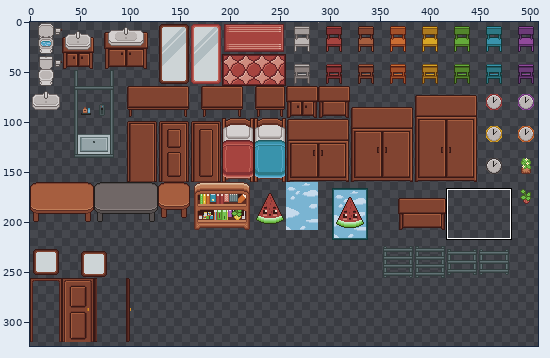
File history of a sprite sheet, game/house/assets/objects.png. Above, an overview of the earlier version with the close-up marked.
Close-up. Old version:
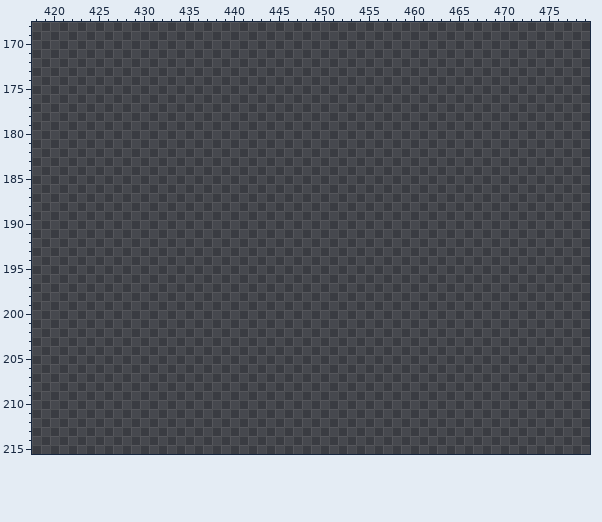
The file is 512x512 pixels. Colours within 5 levels of each other are drawn and written as one. Shown: x 418..479, y 168..215. The wide view leaves out empty margins. The commit also changed other parts of the picture, which this record leaves out.
The same view after the edit:
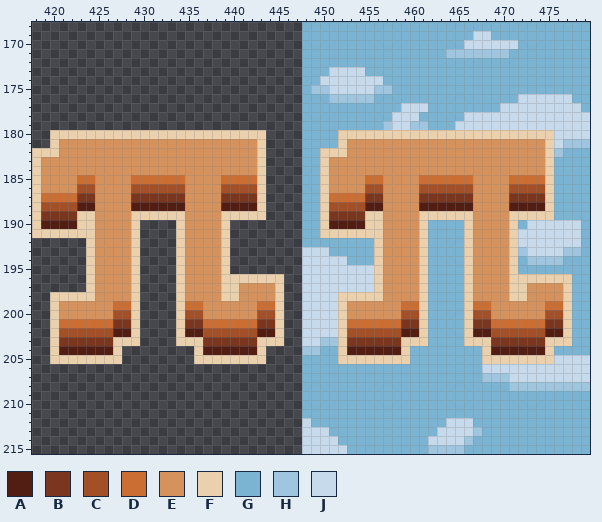
Palette (. is transparent): A #521e14  B #7a361e  C #a35029  D #cb6e33  E #d6925c  F #ebd0ad  G #7ab4d2  H #a0c5df  J #c6daec
What changed:
Changed rows in their new state; - is an unchanged pixel.
first column x 418:
168 ------------------------------GGGGGGGGGGGGGGGGGGGGGGGGGGGGGGGG
169 ------------------------------GGGGGGGGGGGGGGGGGGGJJGGGGGGGGGGG
170 ------------------------------GGGGGGGGGGGGGGGGGGJJJJJJGGGGGGGG
171 ------------------------------GGGGGGGGGGGGGGGGHHHHHHHGGGGGGGGG
172 ------------------------------GGGGGGGGGGGGGGGGGGGGGGGGGGGGGGGG
173 ------------------------------GGGJJJJGGGGGGGGGGGGGGGGGGGGGGGGG
174 ------------------------------GGJJJJJJJGGGGGGGGGGGGGGGGGGGGGGG
175 ------------------------------GHHJJJJJHHGGGGGGGGGGGGGGGGGGGGGG
176 ------------------------------GGGHHHHHGGGGGGGGGGGGGGGGJJJJJJGG
177 ------------------------------GGGGGGGGGGGJJJGGGGGGGGJJJJJJJJJG
178 ------------------------------GGGGGGGGGGJJJGGGGGJJJJJJJJJJJJJJ
179 ------------------------------GGGGGGGGGHJJHHGGGJJJJJJJJJJJJJJJ
180 --FFFFFFFFFFFFFFFFFFFFFFFF----GGGGFFFFFFFFFFFFFFFFFFFFFFFFJJJJ
181 --FEEEEEEEEEEEEEEEEEEEEEEF----GGGGFEEEEEEEEEEEEEEEEEEEEEEFJHHH
182 FFFEEEEEEEEEEEEEEEEEEEEEEF----GGFFFEEEEEEEEEEEEEEEEEEEEEEFHGGG
183 FEEEEEEEEEEEEEEEEEEEEEEEEF----GGFEEEEEEEEEEEEEEEEEEEEEEEEFGGGG
184 FEEEEEEEEEEEEEEEEEEEEEEEEF----GGFEEEEEEEEEEEEEEEEEEEEEEEEFGGGG
185 FEEEEDDEEEEDDDDDDEEEEDDDDF----GGFEEEEDDEEEEDDDDDDEEEEDDDDFGGGG
186 FEEEECCEEEECCCCCCEEEECCCCF----GGFEEEECCEEEECCCCCCEEEECCCCFGGGG
187 FDDDDBBEEEEBBBBBBEEEEBBBBF----GGFDDDDBBEEEEBBBBBBEEEEBBBBFGGGG
188 FCCCCAAEEEEAAAAAAEEEEAAAAF----GGFCCCCAAEEEEAAAAAAEEEEAAAAFGGGG
189 FBBBBFFEEEEFFFFFFEEEEFFFFF----GGFBBBBFFEEEEFFFFFFEEEEFFFFFGGGG
190 FAAAAFFEEEEF----FEEEEF--------GGFAAAAFFEEEEFGGGGFEEEEFGJJJJJJG
191 FFFFFFFEEEEF----FEEEEF--------GGFFFFFFFEEEEFGGGGFEEEEFJJJJJJJG
192 ------FEEEEF----FEEEEF--------GGGGGGGGFEEEEFGGGGFEEEEFJJJJJJJG
193 ------FEEEEF----FEEEEF--------JJJGGGGGFEEEEFGGGGFEEEEFHJJJJHHG
194 ------FEEEEF----FEEEEF--------JJJJJGGGFEEEEFGGGGFEEEEFGHHHHGGG
195 ------FEEEEF----FEEEEF--------JJJJJJJJFEEEEFGGGGFEEEEFGGGGGGGG
196 ------FEEEEF----FEEEEFFFFFFF--JJJJJJJJFEEEEFGGGGFEEEEFFFFFFFGG
197 ------FEEEEF----FEEEEFFEEEEF--JJJJJJJJFEEEEFGGGGFEEEEFFEEEEFGG
198 --FFFFFEEEEF----FEEEEFFEEEEF--JJJJFFFFFEEEEFGGGGFEEEEFFEEEEFGG
199 --FEEEEEEDDF----FDDEEEEEEDDF--JJJJFEEEEEEDDFGGGGFDDEEEEEEDDFGG
200 --FEEEEEECCF----FCCEEEEEECCF--JJJJFEEEEEECCFGGGGFCCEEEEEECCFGG
201 --FDDDDDDBBF----FBBDDDDDDBBF--JJJJFDDDDDDBBFGGGGFBBDDDDDDBBFGG
202 --FCCCCCCAAF----FAACCCCCCAAF--JJJJFCCCCCCAAFGGGGFAACCCCCCAAFGG
203 --FBBBBBBFFF----FFFBBBBBBFFF--JJHHFBBBBBBFFFGGGGFFFBBBBBBFFFGG
204 --FAAAAAAF--------FAAAAAAF----HHGGFAAAAAAFGGGGGGGGFAAAAAAFGGGG
205 --FFFFFFFF--------FFFFFFFF----GGGGFFFFFFFFGGGGGGGGFFFFFFFFJJJJ
206 ------------------------------GGGGGGGGGGGGGGGGGGGGJJJJJJJJJJJJ
207 ------------------------------GGGGGGGGGGGGGGGGGGGGHHHJJJJJJJJJ
208 ------------------------------GGGGGGGGGGGGGGGGGGGGGGGHHHHHHHHH
209 ------------------------------GGGGGGGGGGGGGGGGGGGGGGGGGGGGGGGG
210 ------------------------------GGGGGGGGGGGGGGGGGGGGGGGGGGGGGGGG
211 ------------------------------GGGGGGGGGGGGGGGGGGGGGGGGGGGGGGGG
212 ------------------------------JGGGGGGGGGGGGGGGJJJGGGGGGGGGGGGG
213 ------------------------------JJJGGGGGGGGGGGGJJJJHGGGGGGGGGGGG
214 ------------------------------JJJJGGGGGGGGGGJJJJHGGGGGGGGGGGGG
215 ------------------------------JJJJJGGGGGGGGGHHHHGGGGGGGGGGGGGG
Changed places in both close-ups, as pixel boxes (x1, y1, x2, y2):
added: (32, 22, 590, 454)
